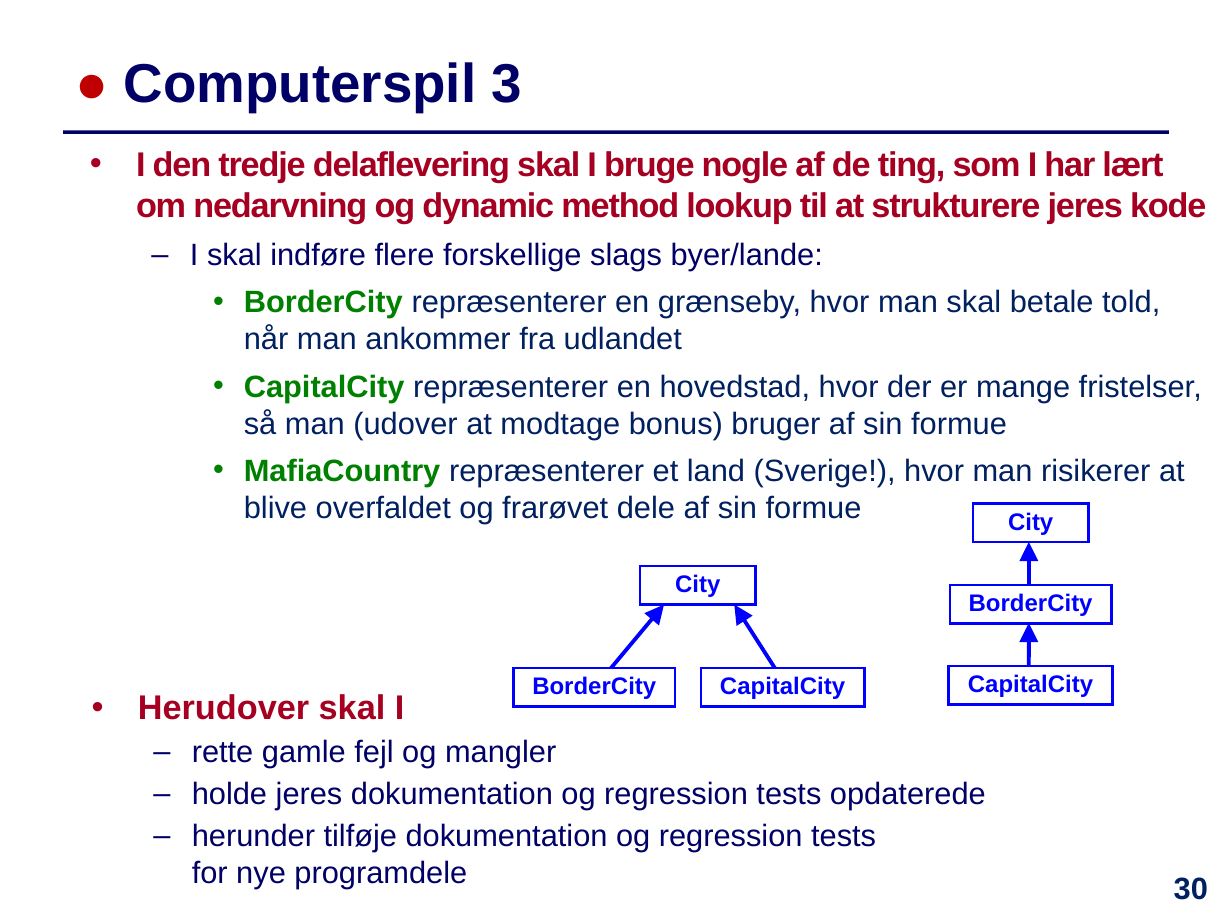
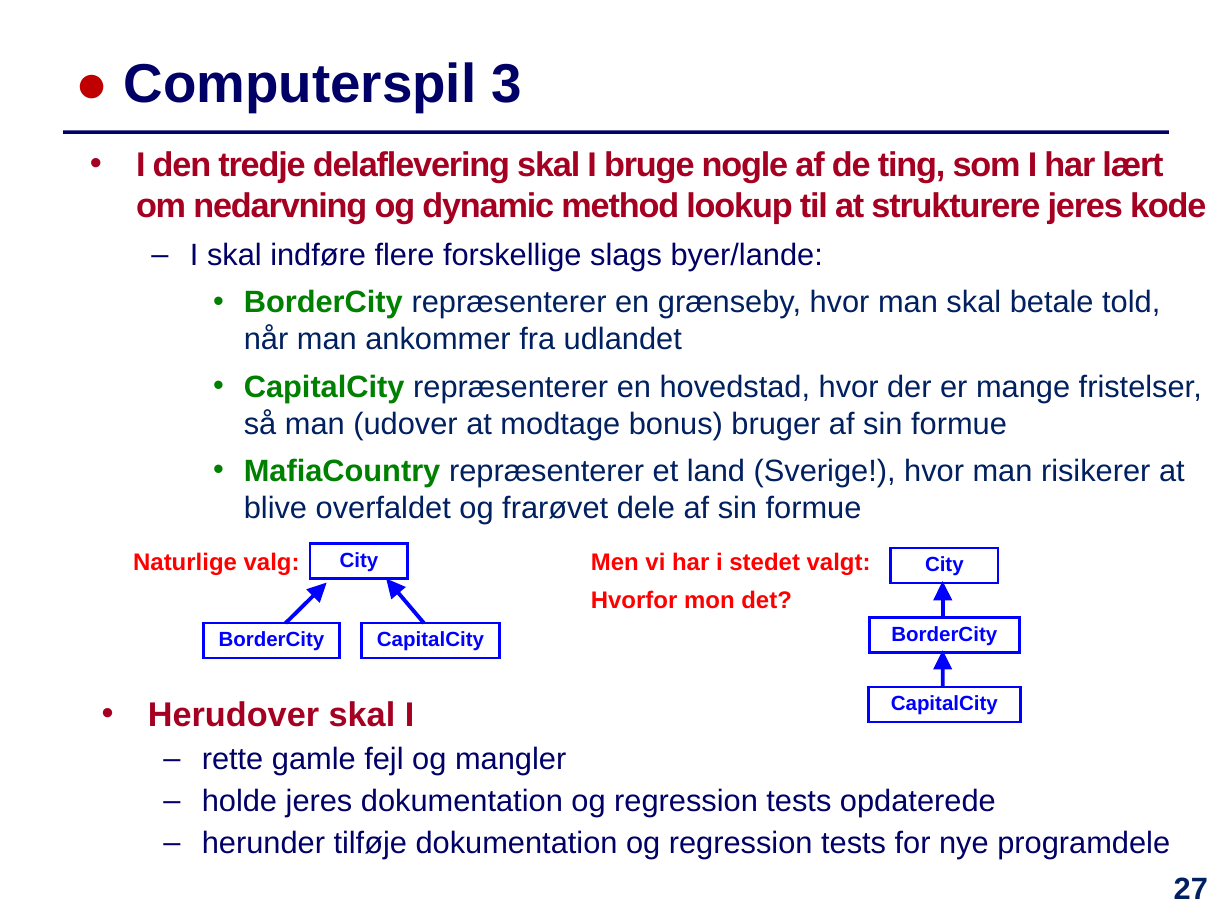
Before and after one commit to IntProgAU/Materiale, a slide deck: slide 27 of web/e22/uge_13/Slides-Uge13.pptx (slide 30 before the commit). Drawn at 1232x924 pixels with LibreOffice and Linux fonts; fonts in the diff are those of the drawing. Boxes give left, top, right and bottom in pixels: in the first picture for what was removed or moved away, otherwise in the second. Text is boxed around its words. In the diff, an @@ line names an element or a change of style, - is before the commit and + after.

```diff
--- a/web/e22/uge_13/Slides-Uge13.pptx
+++ b/web/e22/uge_13/Slides-Uge13.pptx
@@ text added at (133,552,300,575), 14 pt, text #FF0000, bold @@
+Naturlige valg:
@@ rectangle "City": place and size @@
-rectangle "City" at (641,565,756,604)
+rectangle "City" at (310,543,408,578)
@@ text added at (591,552,871,609), 14 pt, text #FF0000, bold @@
+Men vi har i stedet valgt:
+Hvorfor mon det?
@@ rectangle "City": place and size @@
-rectangle "City" at (973,504,1089,542)
+rectangle "City" at (891,548,998,583)
@@ arrow moved from (611, 668) - (664, 605) to (286, 623) - (326, 583) @@
@@ arrow moved from (775, 668) - (734, 605) to (424, 623) - (386, 579) @@
@@ arrow moved from (1029, 584) - (1029, 542) to (942, 617) - (942, 582) @@
@@ size 14 to 12 pt; less space between paragraphs in 6 elements at (869,687,1021,722), (870,617,1020,652), (891,548,998,583), (310,543,408,578), (361,623,499,658), (203,623,340,658) @@
@@ rectangle "BorderCity": place and size @@
-rectangle "BorderCity" at (514,668,675,706)
+rectangle "BorderCity" at (203,623,340,658)
@@ rectangle "CapitalCity": place and size @@
-rectangle "CapitalCity" at (701,668,865,706)
+rectangle "CapitalCity" at (361,623,499,658)
@@ rectangle "BorderCity": place and size @@
-rectangle "BorderCity" at (950,585,1111,623)
+rectangle "BorderCity" at (870,617,1020,652)
@@ arrow moved from (1029, 665) - (1029, 623) to (942, 686) - (942, 650) @@
@@ text "Herudover skal I" rewrapped from (138,694,986,889) to (148,701,1170,859) @@
@@ rectangle "CapitalCity": place and size @@
-rectangle "CapitalCity" at (949,667,1112,705)
+rectangle "CapitalCity" at (869,687,1021,722)
@@ page number at (1174,877,1208,899): text changed @@
-30
+27
```
Also in this commit, not shown: 14 other slides changed, 2 slides removed, 3 other files.
